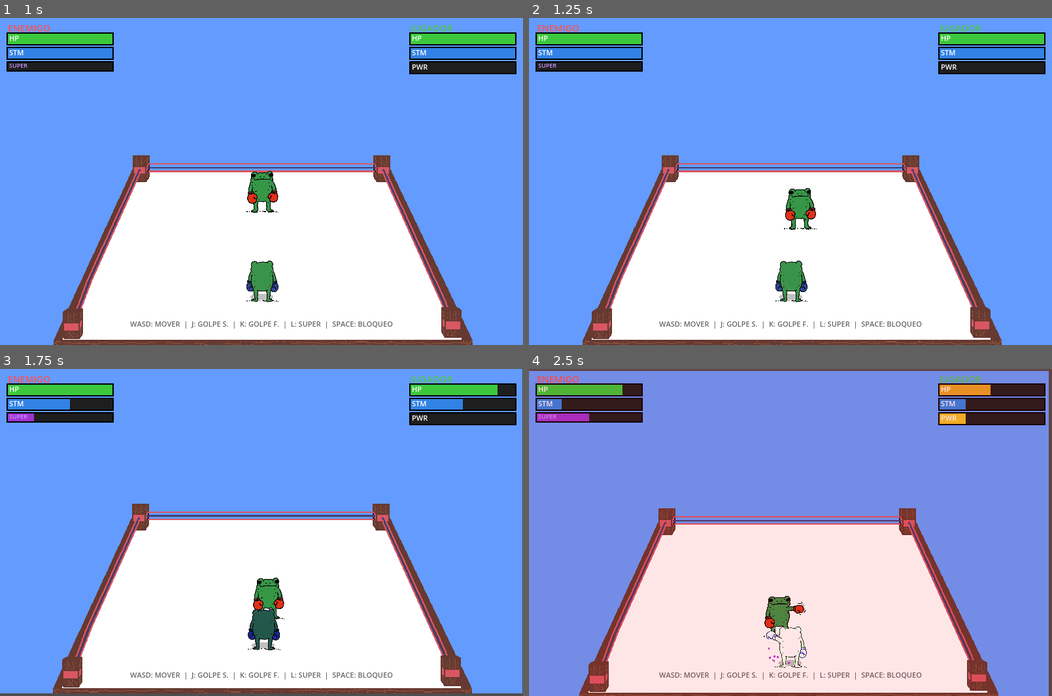
Above: before the commit, frames 1-4 (two rows, left to right).
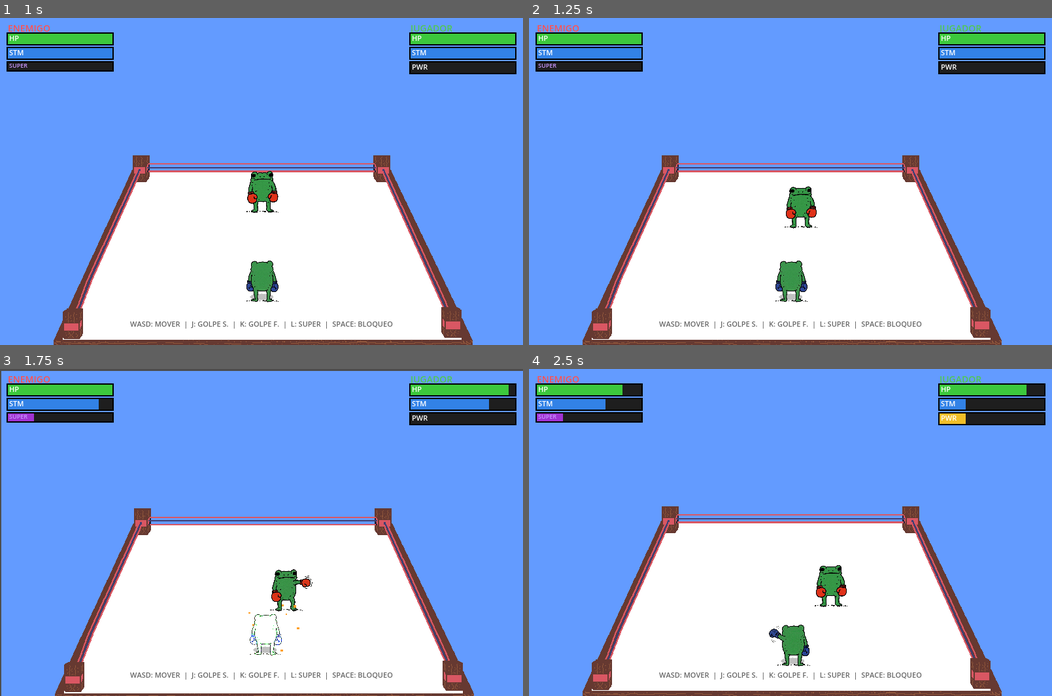
Above: after the commit, the same moments.

Repository: pperez227/GameJam_EA
Game: Godot game, scene res://scenes/Menu.tscn
Same seed, same stepped clock (60 frames per second), same inputs: the game is played once before the commit and once after it. Sound files missing from this copy of the repository are replaced by a short silence.
Inputs:
- Up to frame 1 (1 s): click "JUGAR" at 0.5 s
- Up to frame 2 (1.25 s): no input
- Up to frame 3 (1.75 s): tap Enter (restart) at 1.25 s; hold D (move_right) from 1.28 s (still down); hold Space (block) from 1.28 s (still down)
- Up to frame 4 (2.5 s): release D (move_right) at 2.03 s; release Space (block) at 2.03 s; hold S (move_down) from 2.03 s (still down); tap K (hard_attack) at 2.1 s

Frame 1 is identical in both runs. In frame 2, 0.3% of the frame differs, in the area x 48-56%, y 51-65%; in frame 3, 8.3%; in frame 4, 95%, in the area x 0-100%, y 0-100%.

Commit message:
feat: Implement enemy AI script with a state machine for combat behavior.

Diff:
--- a/scripts/enemy_ai.gd
+++ b/scripts/enemy_ai.gd
@@ -13,16 +13,16 @@
 const BLOCK_RETREAT_SPEED: float = 50.0
 const SUPER_SPEED: float = 320.0
 
-const IDEAL_FIGHT_DISTANCE: float = 75.0
+const IDEAL_FIGHT_DISTANCE: float = 90.0
 const ATTACK_RANGE: float = 105.0
-const CLOSE_RANGE: float = 50.0
+const CLOSE_RANGE: float = 70.0
 const FAR_RANGE: float = 160.0
 
 const COMBO_COOLDOWN: float = 0.18        # Between hits in a combo
 const BETWEEN_COMBO_COOLDOWN: float = 0.5  # After a combo ends
 const MAX_COMBO_HITS: int = 3
 
-const SUPER_WARNING_TIME: float = 0.6
+const SUPER_WARNING_TIME: float = 0.3
 const SUPER_DURATION: float = 1.2
 const SUPER_HIT_INTERVAL: float = 0.25
 
@@ -116,6 +116,13 @@
 			_state_attack(effective_delta)
 		State.BLOCK:
 			_state_block(effective_delta)
+
+	# Separation force — never overlap the player
+	var sep_dist: float = enemy.position.distance_to(player.position)
+	if sep_dist < 60.0 and sep_dist > 0:
+		var push_dir: Vector2 = (enemy.position - player.position).normalized()
+		enemy.position += push_dir * (60.0 - sep_dist)
+		enemy._clamp_to_ring()
 
 	# Transition check
 	if phase_timer <= 0:
@@ -266,7 +273,7 @@
 	enemy._clamp_to_ring()
 
 	# Hit every SUPER_HIT_INTERVAL
-	if super_hit_timer <= 0 and enemy.stamina >= enemy.SUPER_ATTACK_STAMINA_COST:
+	if super_hit_timer <= 0:
 		enemy.start_attack(true)
 		super_hit_timer = SUPER_HIT_INTERVAL
 
